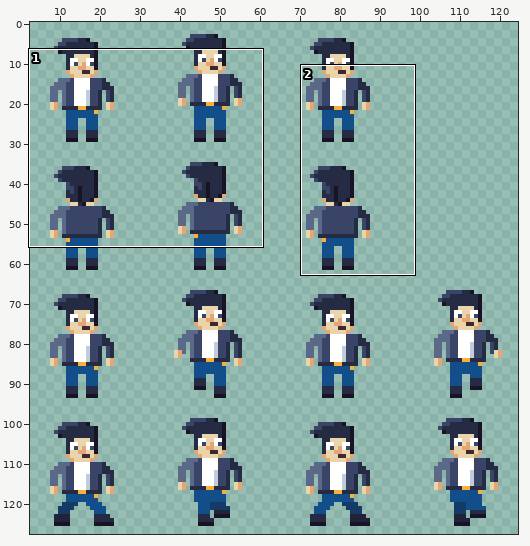
One commit to this pixel-art file: assets/textures/characters/raggari_32.aseprite. Above, an overview of the earlier version with the close-up marked.
Close-up. Before the commit:
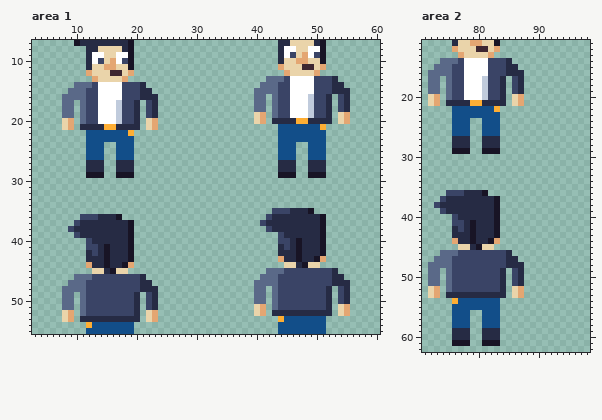
128x128 pixels, 1 frame. Shown: area 1: x 3..60, y 7..55; area 2: x 71..98, y 11..62. The wide view leaves out empty margins. The commit also changed other parts of the picture, which this record leaves out.
The same view after the edit:
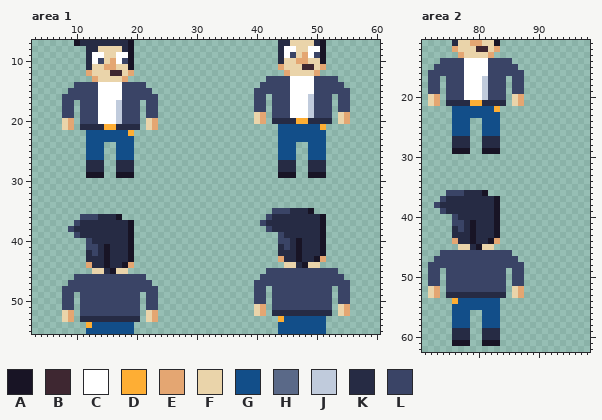
Palette (. is transparent): A #181425  B #3e2731  C #ffffff  D #feae34  E #e4a672  F #ead4aa  G #124e89  H #5a6988  J #c0cbdc  K #262b44  L #3a4466
Change:
Changed rows in their new state; - is an unchanged pixel.
Area 1:
first column x 8:
13 ----------------------------------LLL--------L--
14 --LLL--------L-------------------LLL---------LL-
15 -LLL---------LL-----------------LLLL---------LLL
16 LLLL---------LLL----------------LL-L--------L--L
17 LL-L--------L--L----------------LL-L--------L--L
18 LL-L--------L--L----------------LL-L--------L--L
19 LL-L--------L--L-------------------L--------L---
20 ---L--------L-----------------------------------
first column x 8:
45 ----------------------------------LLL--------L--
46 --LLL--------L-------------------LLL---------LL-
47 -LLL---------LL-----------------LLLL---------LLL
48 LLLL---------LLL----------------LL-L--------L--L
49 LL-L--------L--L----------------LL-L--------L--L
50 LL-L--------L--L----------------LL-L--------L--L
51 LL-L--------L--L-------------------L--------L---
52 ---L--------L-----------------------------------
Area 2:
first column x 72:
14 --LLL--------L--
15 -LLL---------LL-
16 LLLL---------LLL
17 LL-L--------L--L
18 LL-L--------L--L
19 LL-L--------L--L
20 ---L--------L---
first column x 72:
46 --LLL--------L--
47 -LLL---------LL-
48 LLLL---------LLL
49 LL-L--------L--L
50 LL-L--------L--L
51 LL-L--------L--L
52 ---L--------L---
